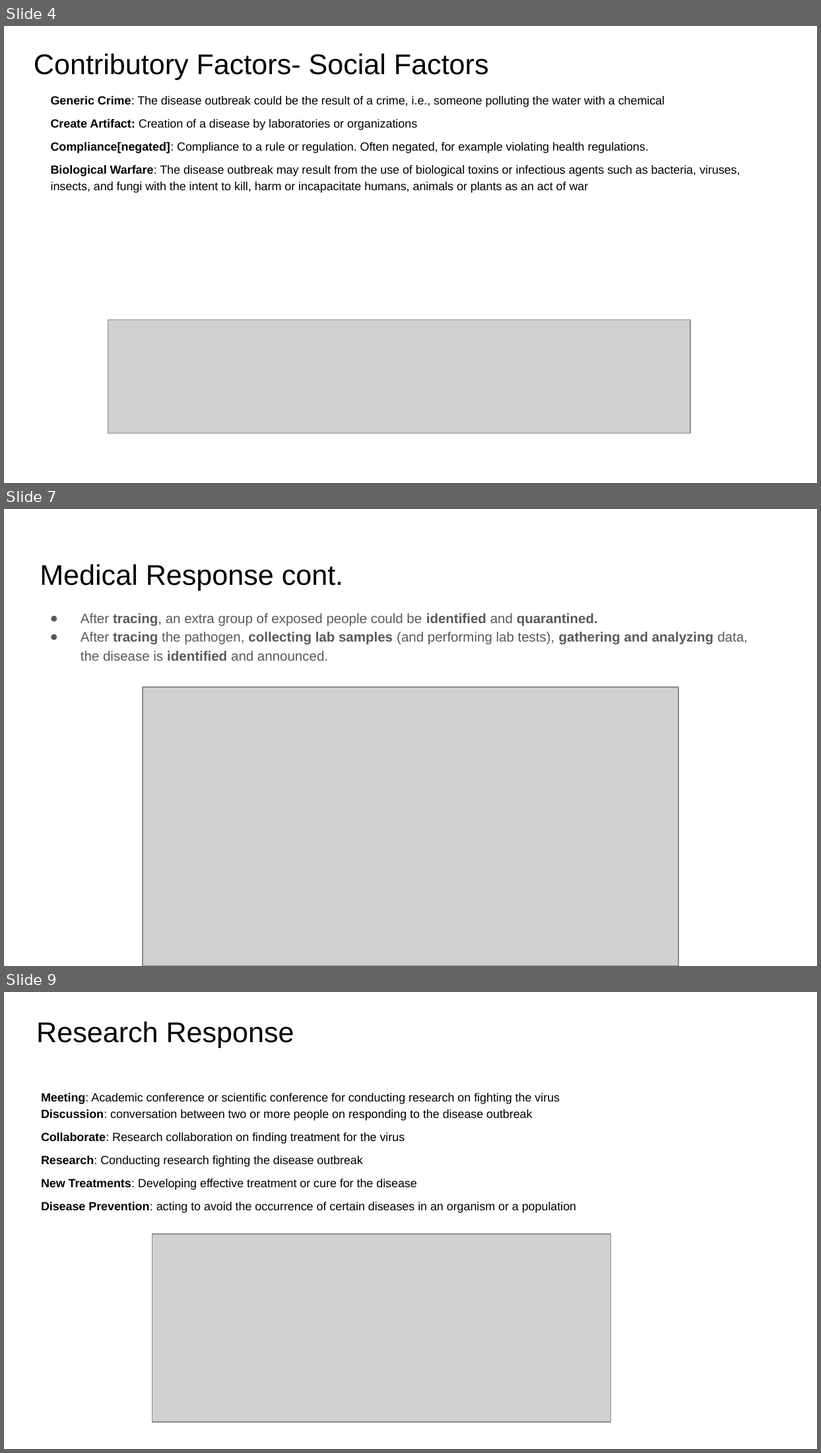
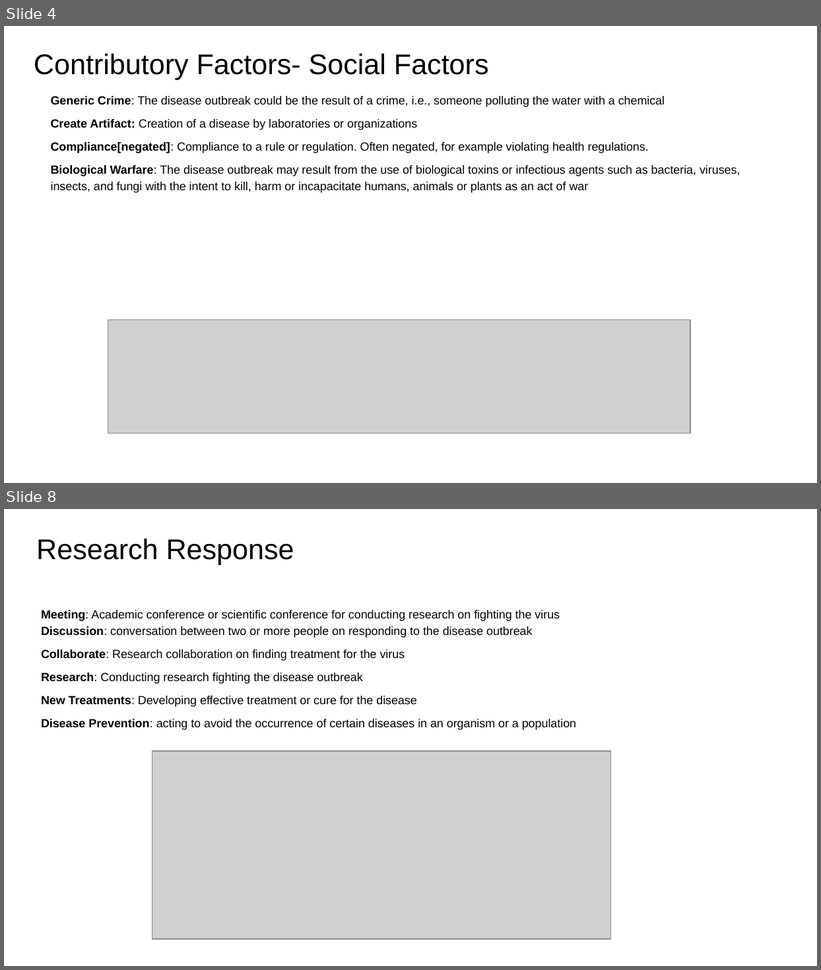
Before and after one commit to RESIN-KAIROS/schemalib, a slide deck: hrf/disease_outbreak.pptx. Shown one above the other, each under a label of ours: slides 4, 7 and 9 before the commit, slides 4 and 8 after it; the slides between them are not shown. The pictures are 821x1453 and 821x970 pixels, drawn with LibreOffice and Linux fonts; fonts in the diff are those of the drawing; grey boxes stand for pictures. Boxes give left, top, right and bottom in pixels: in the first picture for what was removed or moved away, otherwise in the second. Text is boxed around its words. In the diff, an @@ line names an element or a change of style, - is before the commit and + after.

Commit message:
[disease outbreak] remove extra medical response

```diff
--- a/hrf/disease_outbreak.pptx
+++ b/hrf/disease_outbreak.pptx
@@ slide 7 removed at (x1=4, y1=509, x2=817, y2=966), background #FFFFFF @@
@@ title removed at (x1=40, y1=564, x2=343, y2=590) @@
-Medical Response cont.
@@ text removed at (x1=81, y1=613, x2=748, y2=661) @@
-● After tracing, an extra group of exposed people could be identified and quarantined.
-● After tracing the pathogen, collecting lab samples (and performing lab tests), gathering and analyzing data, the disease is identified and announced.
@@ picture removed at (x1=142, y1=687, x2=678, y2=966) @@
@@ what was slide 9 is now slide 8 @@
```
Also in this commit, not shown: 3 slides changed, 1 slide added, 1 other slide removed, 3 other files.
